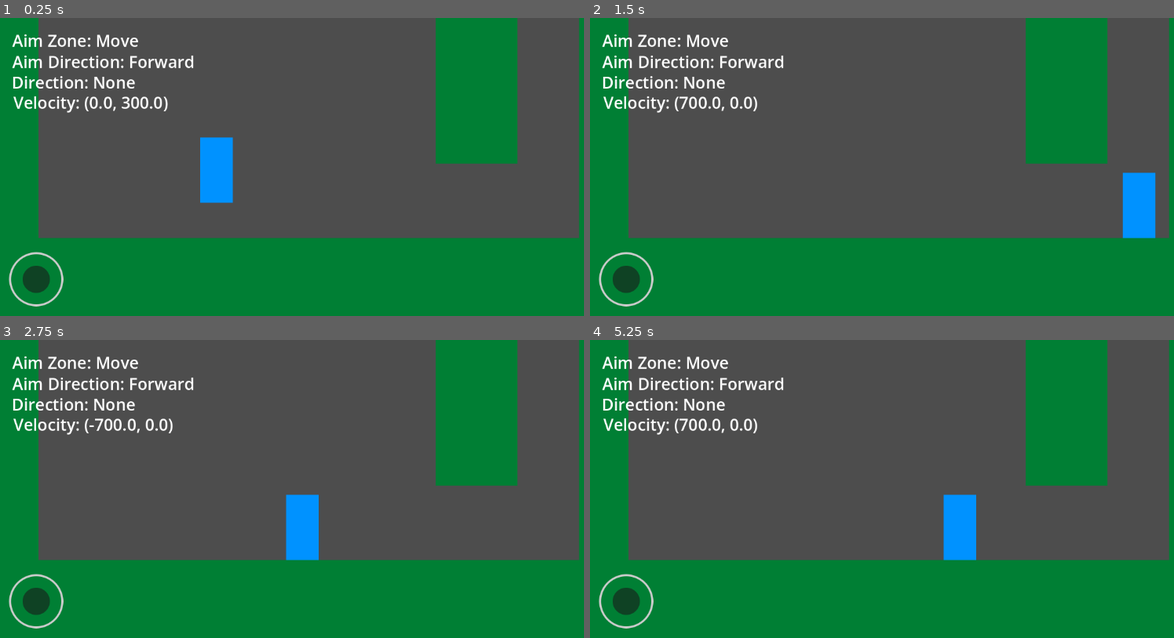
Above: before the commit, frames 1-4 (two rows, left to right).
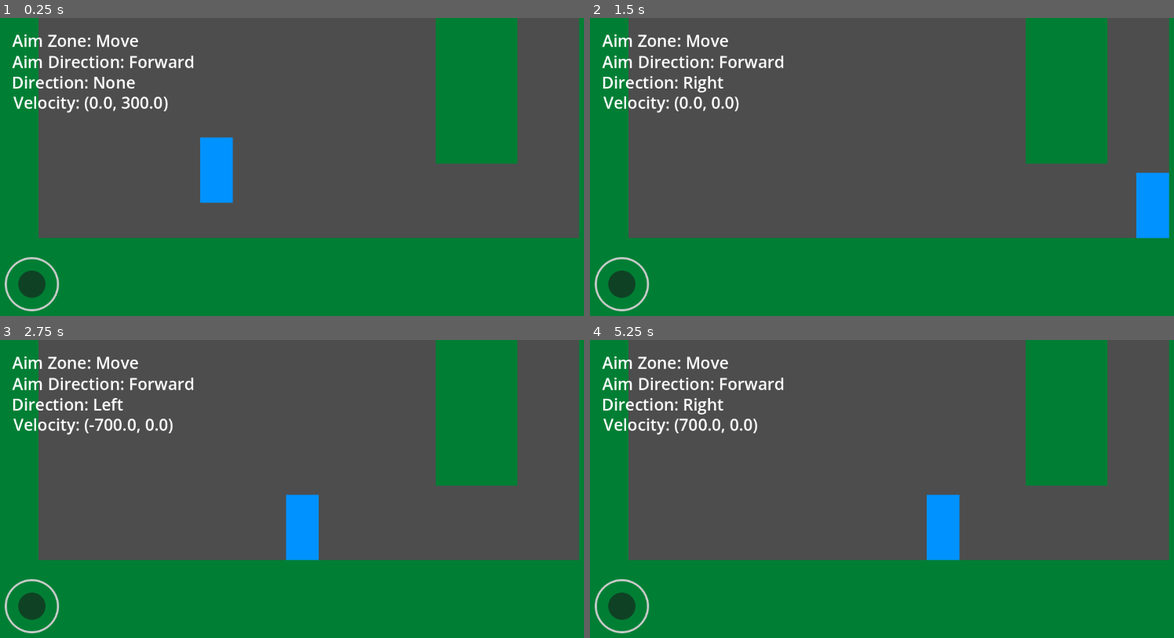
Above: after the commit, the same moments.

Repository: Mrdarx444/Veinbreaker
Game: Godot game, scene res://source/test/world.tscn
Two runs of this game, one before a commit and one after it. Both use one fixed random seed, a clock stepped at 60 frames per second and the inputs below.
Inputs:
- Up to frame 1 (0.25 s): no input
- Up to frame 2 (1.5 s): hold D (Right) from 0.53 s (still down); tap W (Up) at 0.77 s
- Up to frame 3 (2.75 s): tap W (Up) at 1.52 s; tap Enter at 2 s; release D (Right) at 2.03 s; hold A (Left) from 2.03 s (still down)
- Up to frame 4 (5.25 s): release A (Left) at 2.78 s; hold D (Right) 2.78-4.28 s; tap W (Up) at 3.02, 3.77, 4.52 s; tap Space at 4.25 s; hold A (Left) 4.28-5.03 s; hold D (Right) from 5.03 s (still down)

The runs differ from the first frame. In frame 1, 0.7% of the frame differs, in the area x 0-11%, y 78-99%; in frame 2, 2.2%, in the area x 0-100%, y 19-99%; in frame 3, 0.8%; in frame 4, 2.2%.

Commit message:
Create Aim Component

Diff:
--- a/source/scenes/Player/player.tscn
+++ b/source/scenes/Player/player.tscn
@@ -1,7 +1,7 @@
 [gd_scene format=3 uid="uid://bghqxvldmkdeg"]
 
 [ext_resource type="Script" uid="uid://ceej0isvs6nyv" path="res://source/scripts/Player/player.gd" id="1_31g4s"]
-[ext_resource type="Script" uid="uid://d17itavn1yymn" path="res://source/scripts/Player/joystick.gd" id="2_ck846"]
+[ext_resource type="Script" uid="uid://d17itavn1yymn" path="res://source/scripts/Player/Component/aim_component.gd" id="2_ck846"]
 
 [sub_resource type="RectangleShape2D" id="RectangleShape2D_yd3kj"]
 size = Vector2(60, 120)
@@ -11,7 +11,8 @@
 
 [node name="Player" type="CharacterBody2D" unique_id=1568325260]
 script = ExtResource("1_31g4s")
-aiming_slowdown_ratio = 0.09
+speed = null
+aiming_slowdown_ratio = null
 
 [node name="TempSprite" type="ColorRect" parent="." unique_id=739025270]
 custom_minimum_size = Vector2(60, 120)
@@ -31,25 +32,27 @@
 [node name="Collision" type="CollisionShape2D" parent="." unique_id=888884237]
 shape = SubResource("RectangleShape2D_yd3kj")
 
+[node name="Components" type="Node" parent="." unique_id=2138234143]
+
+[node name="PlayerAimComponent" type="Node" parent="Components" unique_id=1738510395]
+script = ExtResource("2_ck846")
+metadata/_custom_type_script = "uid://d17itavn1yymn"
+
 [node name="HUD" type="CanvasLayer" parent="." unique_id=69797456]
 
-[node name="PlayerJoystick" type="VirtualJoystick" parent="HUD" unique_id=532044089]
+[node name="VirtualJoystick" type="VirtualJoystick" parent="HUD" unique_id=1342819701]
 anchors_preset = 2
 anchor_top = 1.0
 anchor_bottom = 1.0
-offset_left = 48.0
-offset_top = -89.0
-offset_right = 88.0
-offset_bottom = -49.0
+offset_left = 40.0
+offset_top = -80.0
+offset_right = 80.0
+offset_bottom = -40.0
 grow_vertical = 0
-size_flags_horizontal = 4
-size_flags_vertical = 4
 action_left = &"Left"
 action_right = &"Right"
 action_up = &"Up"
 action_down = &"Down"
-script = ExtResource("2_ck846")
-metadata/_custom_type_script = "uid://d17itavn1yymn"
 
 [node name="Zone" type="Label" parent="HUD" unique_id=920837623]
 offset_left = 24.0
--- a/source/scripts/Player/joystick.gd
+++ b/source/scripts/Player/Component/aim_component.gd
@@ -1,5 +1,5 @@
-class_name PlayerJoystick
-extends VirtualJoystick
+class_name PlayerAimComponent
+extends Node
 
 enum AimZone { MOVE, MOVE_AIM_UP, MOVE_AIM_DOWN, AIM_UP_IDLE }
 enum AimDirection { FORWARD, UP, DOWN }
--- a/source/scripts/Player/player.gd
+++ b/source/scripts/Player/player.gd
@@ -5,7 +5,7 @@
 @export_range(0, 1, 0.01) var aiming_slowdown_ratio: float = 0.75
 @export var gravity: float = ProjectSettings.get_setting("physics/2d/default_gravity")
 
-@onready var joystick: PlayerJoystick = $HUD/PlayerJoystick
+@onready var joystick: PlayerAimComponent = $Components/PlayerAimComponent
 
 # Debugging
 @onready var zone_label: Label = $HUD/Zone
@@ -39,7 +39,7 @@
 	zone_label.text = "Aim Zone: " + joystick.aim_zone_debbug[joystick.current_zone]
 	direction_label.text = "Aim Direction: " + joystick.aim_direction_debbug[joystick.aim_direction]
 
-	match joystick.move_direction:
+	match int(joystick.move_direction):
 		-1:
 			move_direction_label.text = "Direction: Left"
 		1:
Renamed: source/scripts/Player/joystick.gd.uid -> source/scripts/Player/Component/aim_component.gd.uid
